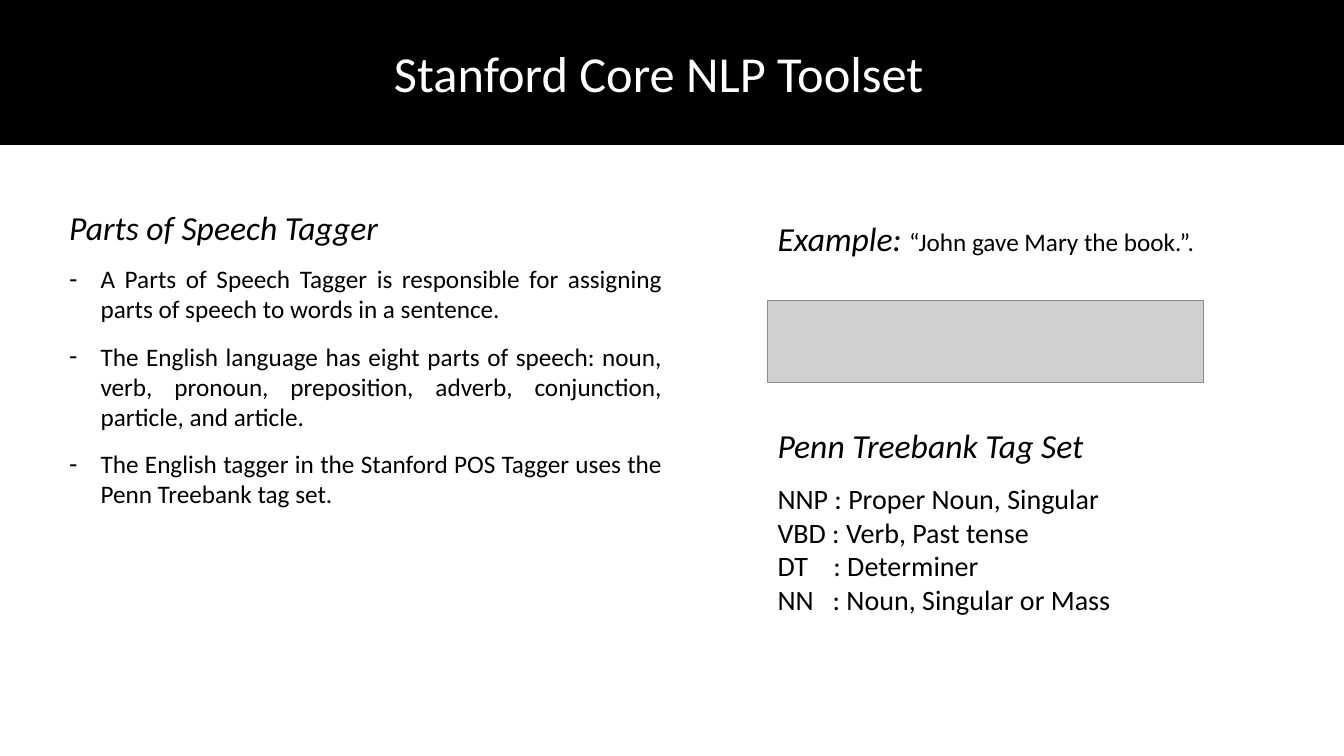
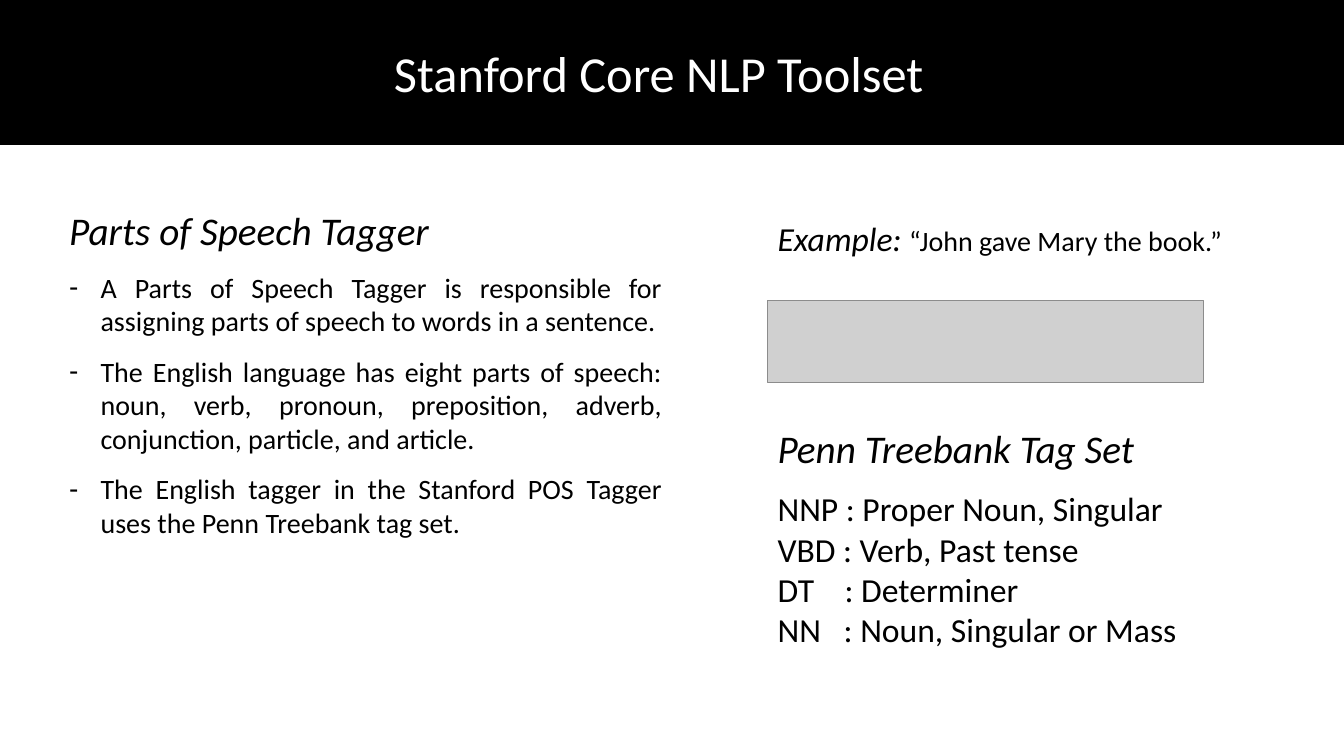
Before and after one commit to DhruvaPendharkar/thesis-project, a slide deck: slide 26 of Notes/ThesisPresentation.pptx (slide 21 before the commit). Drawn at 1344x756 pixels with LibreOffice and Linux fonts; fonts in the diff are those of the drawing; grey boxes stand for pictures. Boxes give left, top, right and bottom in pixels: in the first picture for what was removed or moved away, otherwise in the second. Text is boxed around its words. In the diff, an @@ line names an element or a change of style, - is before the commit and + after.

```diff
--- a/Notes/ThesisPresentation.pptx
+++ b/Notes/ThesisPresentation.pptx
@@ text "Parts of Speech Tagger" at (x1=69, y1=217, x2=662, y2=538): size 24 to 28 pt in "Parts of Speech Tagger"; size 18 to 20 pt @@
@@ text at (x1=778, y1=227, x2=1222, y2=257): text changed; size 18 to 20 pt @@
-Example: “John gave Mary the book.”.
+Example: “John gave Mary the book.”
@@ text "Penn Treebank Tag Set" at (x1=778, y1=435, x2=1176, y2=648): size 24 to 28 pt in "Penn Treebank Tag Set"; size 20 to 24 pt in "NNP : Proper Noun, Singular", "VBD : Verb, Past tense", "DT : Determiner", "NN : Noun, Singular or Mass" @@
```
Also in this commit, not shown: 14 other slides changed, 8 slides added, 1 slide removed.
